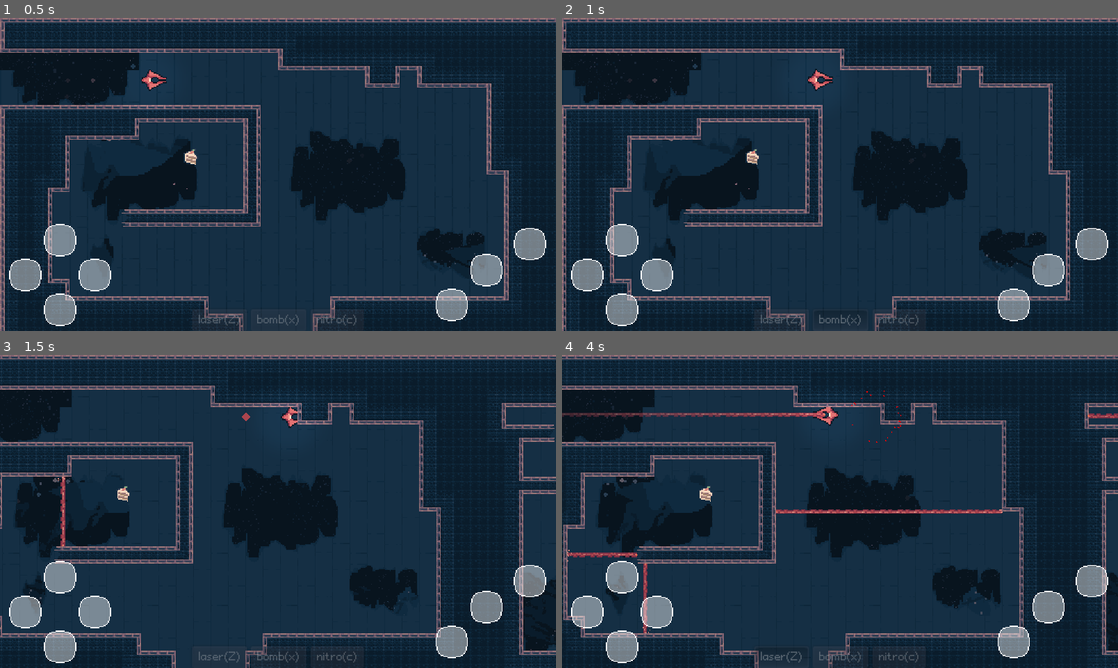
Above: before the commit, frames 1-4 (two rows, left to right).
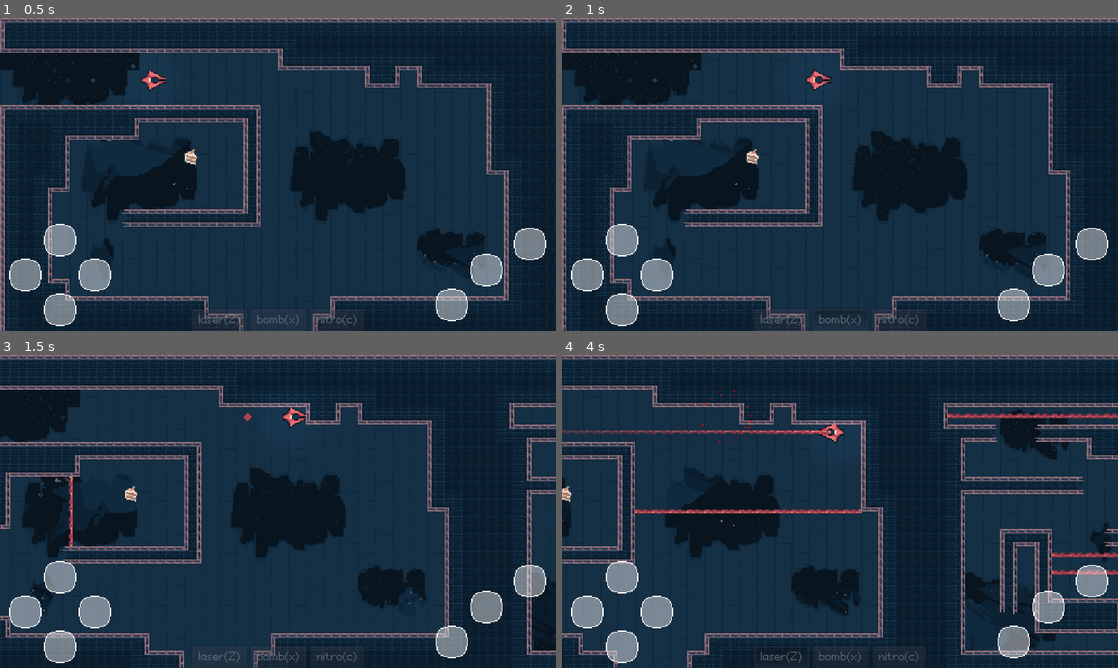
Above: after the commit, the same moments.

Repository: boukew99/godot_wild_jam_34
Game: Godot game, scene res://prototype/lasers.tscn
Same seed, same stepped clock (60 frames per second), same inputs: the game is played once before the commit and once after it. This scene is started directly instead of the project's main scene.
Inputs (mouse positions are in pixels of both pictures, inside the frame that each line leads up to):
- Up to frame 1 (0.5 s): no input
- Up to frame 2 (1 s): move the mouse to (962, 158) at 0.52 s; hold Right (move_right) from 0.53 s (still down); hold X (bomb) from 0.53 s (still down); click (962, 158) at 0.67 s
- Up to frame 3 (1.5 s): release Right (move_right) at 1.25 s; release X (bomb) at 1.25 s; drag from (166, 527) to (250, 574) at 1.27 s
- Up to frame 4 (4 s): move the mouse to (895, 442) at 2.02 s; hold Right (move_right) 2.03-2.75 s; hold C (nitro) 2.03-2.75 s; click (895, 442) at 2.17 s; drag from (812, 574) to (828, 417) at 2.77 s; move the mouse to (1006, 558) at 3.52 s; hold Left (move_left) from 3.53 s (still down); hold Z (laser) from 3.53 s (still down); click (1006, 558) at 3.67 s

Frame 1 is identical in both runs. In frame 2, 0.1% of the frame differs, in the area x 43-49%, y 16-24%; in frame 3, 8.6%; in frame 4, 34%, in the area x 0-100%, y 0-100%.

Commit message:
better joy_stick tryout

Diff:
--- a/project/actor/space_ships/player/player_ship.gd
+++ b/project/actor/space_ships/player/player_ship.gd
@@ -7,14 +7,15 @@
 onready var engine = $Engine
 
 func _physics_process(delta):
-	var move_dir = get_move_direction()
-	if engine.playing and not move_dir: engine.stop()
-	elif not engine.playing and move_dir: engine.play()
+	var move_dir = Input.get_vector("move_left", "move_right", "move_up", "move_down")
+#	if engine.playing and not move_dir: engine.stop()
+#	elif not engine.playing and move_dir: engine.play()
+	print(move_dir)
 	velocity = forward_steer(move_dir, delta)
 
 	if velocity:
 		rotation = lerp_angle(rotation, velocity.angle(), rotation_accel * delta) #for 180 case
-		engine.volume_db = linear2db(1 -(speed -velocity.length()) / speed)
+		engine.volume_db = linear2db(1 -(speed -(velocity.length() * (1 + move_dir.length()) /2)) / speed)
 
 	velocity = move_and_slide(velocity)
 
@@ -30,12 +31,6 @@
 #	if event.is_action_pressed("nitro"):
 #		nitro.ignite()
 
-
-func get_move_direction():
-	return Vector2(
-		Input.get_action_strength("move_right") - Input.get_action_strength("move_left"),
-		Input.get_action_strength("move_down") - Input.get_action_strength("move_up")
-	).clamped(1)
 
 
 onready var sfx = $TimedLaser/AudioStreamPlayer
--- a/project/actor/space_ships/player/player_ship.tscn
+++ b/project/actor/space_ships/player/player_ship.tscn
@@ -9,6 +9,7 @@
 [ext_resource path="res://actor/space_ships/player/ship_engine_1.wav" type="AudioStream" id=7]
 [ext_resource path="res://actor/compents/laser/laser_travis.wav" type="AudioStream" id=8]
 [ext_resource path="res://actor/space_ships/player/spot.png" type="Texture" id=9]
+[ext_resource path="res://joystick/virtual_joystick.tscn" type="PackedScene" id=10]
 
 [sub_resource type="CircleShape2D" id=1]
 radius = 7.0
@@ -61,6 +62,7 @@
 
 [node name="Engine" type="AudioStreamPlayer2D" parent="."]
 stream = ExtResource( 7 )
+volume_db = -80.0
 autoplay = true
 max_distance = 400.0
 
@@ -90,6 +92,21 @@
 stream = ExtResource( 8 )
 
 [node name="CanvasLayer" type="CanvasLayer" parent="."]
+
+[node name="Virtual joystick" parent="CanvasLayer" instance=ExtResource( 10 )]
+visible = false
+anchor_top = 0.0
+anchor_right = 1.0
+margin_left = 0.0
+margin_top = 0.0
+margin_right = 0.0
+margin_bottom = 0.0
+joystick_mode = 1
+visibility_mode = 1
+action_left = "move_left"
+action_right = "move_right"
+action_up = "move_up"
+action_down = "move_down"
 
 [node name="Laser" type="TouchScreenButton" parent="CanvasLayer"]
 position = Vector2( 432, 216 )
--- a/project/credits/credits.gd
+++ b/project/credits/credits.gd
@@ -2,6 +2,7 @@
 
 func _ready():
 	$Button.grab_focus()
+	$Label7.hint_tooltip = Engine.get_license_text()
 
 func _on_Button_pressed():
 	$Transition.change_scene()
--- a/project/credits/credits.tscn
+++ b/project/credits/credits.tscn
@@ -129,4 +129,62 @@
 [node name="Music" parent="." instance=ExtResource( 2 )]
 stream = ExtResource( 1 )
 
+[node name="Label6" type="Label" parent="."]
+margin_left = 4.0
+margin_top = 256.0
+margin_right = 44.0
+margin_bottom = 272.0
+hint_tooltip = "MIT License
+
+Copyright (c) 2019 Marco F
+
+Permission is hereby granted, free of charge, to any person obtaining a copy
+of this software and associated documentation files (the \"Software\"), to deal
+in the Software without restriction, including without limitation the rights
+to use, copy, modify, merge, publish, distribute, sublicense, and/or sell
+copies of the Software, and to permit persons to whom the Software is
+furnished to do so, subject to the following conditions:
+
+The above copyright notice and this permission notice shall be included in all
+copies or substantial portions of the Software.
+
+THE SOFTWARE IS PROVIDED \"AS IS\", WITHOUT WARRANTY OF ANY KIND, EXPRESS OR
+IMPLIED, INCLUDING BUT NOT LIMITED TO THE WARRANTIES OF MERCHANTABILITY,
+FITNESS FOR A PARTICULAR PURPOSE AND NONINFRINGEMENT. IN NO EVENT SHALL THE
+AUTHORS OR COPYRIGHT HOLDERS BE LIABLE FOR ANY CLAIM, DAMAGES OR OTHER
+LIABILITY, WHETHER IN AN ACTION OF CONTRACT, TORT OR OTHERWISE, ARISING FROM,
+OUT OF OR IN CONNECTION WITH THE SOFTWARE OR THE USE OR OTHER DEALINGS IN THE
+SOFTWARE."
+mouse_filter = 1
+text = "Virtual Joystick"
+
+[node name="Label7" type="Label" parent="."]
+margin_left = 4.0
+margin_top = 272.0
+margin_right = 57.0
+margin_bottom = 288.0
+hint_tooltip = "MIT License
+
+Copyright (c) 2019 Marco F
+
+Permission is hereby granted, free of charge, to any person obtaining a copy
+of this software and associated documentation files (the \"Software\"), to deal
+in the Software without restriction, including without limitation the rights
+to use, copy, modify, merge, publish, distribute, sublicense, and/or sell
+copies of the Software, and to permit persons to whom the Software is
+furnished to do so, subject to the following conditions:
+
+The above copyright notice and this permission notice shall be included in all
+copies or substantial portions of the Software.
+
+THE SOFTWARE IS PROVIDED \"AS IS\", WITHOUT WARRANTY OF ANY KIND, EXPRESS OR
+IMPLIED, INCLUDING BUT NOT LIMITED TO THE WARRANTIES OF MERCHANTABILITY,
+FITNESS FOR A PARTICULAR PURPOSE AND NONINFRINGEMENT. IN NO EVENT SHALL THE
+AUTHORS OR COPYRIGHT HOLDERS BE LIABLE FOR ANY CLAIM, DAMAGES OR OTHER
+LIABILITY, WHETHER IN AN ACTION OF CONTRACT, TORT OR OTHERWISE, ARISING FROM,
+OUT OF OR IN CONNECTION WITH THE SOFTWARE OR THE USE OR OTHER DEALINGS IN THE
+SOFTWARE."
+mouse_filter = 1
+text = "Godot Engine"
+
 [connection signal="pressed" from="Button" to="." method="_on_Button_pressed"]
--- /dev/null
+++ b/project/joystick/virtual_joystick.gd
@@ -0,0 +1,161 @@
+class_name VirtualJoystick
+
+extends Control
+
+# https://github.com/MarcoFazioRandom/Virtual-Joystick-Godot
+
+#### EXPORTED VARIABLE ####
+
+# The color of the button when the joystick is in use.
+export(Color) var pressed_color := Color.gray
+
+# If the input is inside this range, the output is zero.
+export(float, 0, 200, 1) var deadzone_size : float = 10
+
+# The max distance the tip can reach.
+export(float, 0, 500, 1) var clampzone_size : float = 75
+
+# FIXED: The joystick doesn't move.
+# DYNAMIC: Every time the joystick area is pressed, the joystick position is set on the touched position.
+enum JoystickMode {FIXED, DYNAMIC}
+
+export(JoystickMode) var joystick_mode := JoystickMode.FIXED
+
+# VISIBILITY_ALWAYS = Always visible.
+# VISIBILITY_TOUCHSCREEN_ONLY = Visible on touch screens only.
+enum VisibilityMode {ALWAYS , TOUCHSCREEN_ONLY }
+
+export(VisibilityMode) var visibility_mode := VisibilityMode.ALWAYS
+
+# Use Input Actions
+export var use_input_actions := true
+
+# Project -> Project Settings -> Input Map
+export var action_left := "ui_left"
+export var action_right := "ui_right"
+export var action_up := "ui_up"
+export var action_down := "ui_down"
+
+#### PUBLIC VARIABLES ####
+
+# If the joystick is receiving inputs.
+var _pressed := false setget , is_pressed
+
+func is_pressed() -> bool:
+	return _pressed
+
+# The joystick output.
+var _output := Vector2.ZERO setget , get_output
+
+func get_output() -> Vector2:
+	return _output
+
+#### PRIVATE VARIABLES ####
+
+var _touch_index : int = -1
+
+onready var _base := $Base
+onready var _tip := $Base/Tip
+
+onready var _base_radius = _base.rect_size * _base.get_global_transform_with_canvas().get_scale() / 2
+
+onready var _base_default_position : Vector2 = _base.rect_position
+onready var _tip_default_position : Vector2 = _tip.rect_position
+
+onready var _default_color : Color = _tip.modulate
+
+#### FUNCTIONS ####
+
+func _ready() -> void:
+	if not OS.has_touchscreen_ui_hint() and visibility_mode == VisibilityMode.TOUCHSCREEN_ONLY:
+		hide()
+
+func _input(event: InputEvent) -> void:
+	if event is InputEventScreenTouch:
+		if event.pressed:
+			if _is_point_inside_joystick_area(event.position) and _touch_index == -1:
+				if joystick_mode == JoystickMode.DYNAMIC or (joystick_mode == JoystickMode.FIXED and _is_point_inside_base(event.position)):
+					if joystick_mode == JoystickMode.DYNAMIC:
+						_move_base(event.position)
+					_touch_index = event.index
+					_tip.modulate = pressed_color
+					_update_joystick(event.position)
+					get_tree().set_input_as_handled()
+		elif event.index == _touch_index:
+			_reset()
+			get_tree().set_input_as_handled()
+	elif event is InputEventScreenDrag:
+		if event.index == _touch_index:
+			_update_joystick(event.position)
+			get_tree().set_input_as_handled()
+
+func _move_base(new_position: Vector2) -> void:
+	_base.rect_global_position = new_position - _base.rect_pivot_offset * get_global_transform_with_canvas().get_scale()
+
+func _move_tip(new_position: Vector2) -> void:
+	_tip.rect_global_position = new_position - _tip.rect_pivot_offset * _base.get_global_transform_with_canvas().get_scale()
+
+func _is_point_inside_joystick_area(point: Vector2) -> bool:
+	var x: bool = point.x >= rect_global_position.x and point.x <= rect_global_position.x + (rect_size.x * get_global_transform_with_canvas().get_scale().x)
+	var y: bool = point.y >= rect_global_position.y and point.y <= rect_global_position.y + (rect_size.y * get_global_transform_with_canvas().get_scale().y)
+	return x and y
+
+func _is_point_inside_base(point: Vector2) -> bool:
+	var center : Vector2 = _base.rect_global_position + _base_radius
+	var vector : Vector2 = point - center
+	if vector.length_squared() <= _base_radius.x * _base_radius.x:
+		return true
+	else:
+		return false
+
+func _update_joystick(touch_position: Vector2) -> void:
+	var center : Vector2 = _base.rect_global_position + _base_radius
+	var vector : Vector2 = touch_position - center
+	vector = vector.clamped(clampzone_size)
+
+	_move_tip(center + vector)
+
+	if vector.length_squared() > deadzone_size * deadzone_size:
+		_pressed = true
+		_output = (vector - (vector.normalized() * deadzone_size)) / (clampzone_size - deadzone_size)
+	else:
+		_pressed = false
+		_output = Vector2.ZERO
+
+	if use_input_actions:
+		_update_input_actions()
+
+func _update_input_actions():
+	if _output.x < 0:
+		Input.action_press(action_left, -_output.x)
+	elif Input.is_action_pressed(action_left):
+		Input.action_release(action_left)
+	if _output.x > 0:
+		Input.action_press(action_right, _output.x)
+	elif Input.is_action_pressed(action_right):
+		Input.action_release(action_right)
+	if _output.y < 0:
+		Input.action_press(action_up, -_output.y)
+	elif Input.is_action_pressed(action_up):
+		Input.action_release(action_up)
+	if _output.y > 0:
+		Input.action_press(action_down, _output.y)
+	elif Input.is_action_pressed(action_down):
+		Input.action_release(action_down)
+
+func _reset():
+	_pressed = false
+	_output = Vector2.ZERO
+	_touch_index = -1
+	_tip.modulate = _default_color
+	_base.rect_position = _base_default_position
+	_tip.rect_position = _tip_default_position
+	if use_input_actions:
+		if Input.is_action_pressed(action_left) or Input.is_action_just_pressed(action_left):
+			Input.action_release(action_left)
+		if Input.is_action_pressed(action_right) or Input.is_action_just_pressed(action_right):
+			Input.action_release(action_right)
+		if Input.is_action_pressed(action_down) or Input.is_action_just_pressed(action_down):
+			Input.action_release(action_down)
+		if Input.is_action_pressed(action_up) or Input.is_action_just_pressed(action_up):
+			Input.action_release(action_up)
--- /dev/null
+++ b/project/joystick/virtual_joystick.tscn
@@ -0,0 +1,58 @@
+[gd_scene load_steps=4 format=2]
+
+[ext_resource path="res://joystick/textures/joystick_base_outline.png" type="Texture" id=1]
+[ext_resource path="res://joystick/textures/joystick_tip_arrows.png" type="Texture" id=2]
+[ext_resource path="res://joystick/virtual_joystick.gd" type="Script" id=3]
+
+[node name="Virtual joystick" type="Control"]
+modulate = Color( 1, 1, 1, 0.509804 )
+anchor_top = 1.0
+anchor_bottom = 1.0
+margin_left = 50.0
+margin_top = -250.0
+margin_right = 250.0
+margin_bottom = -50.0
+script = ExtResource( 3 )
+__meta__ = {
+"_edit_use_anchors_": false
+}
+
+[node name="Base" type="TextureRect" parent="."]
+anchor_left = 0.5
+anchor_top = 0.5
+anchor_right = 0.5
+anchor_bottom = 0.5
+margin_left = -100.0
+margin_top = -100.0
+margin_right = 100.0
+margin_bottom = 100.0
+grow_horizontal = 2
+grow_vertical = 2
+rect_pivot_offset = Vector2( 100, 100 )
+size_flags_horizontal = 4
+size_flags_vertical = 4
+texture = ExtResource( 1 )
+stretch_mode = 6
+__meta__ = {
+"_edit_use_anchors_": false
+}
+
+[node name="Tip" type="TextureRect" parent="Base"]
+anchor_left = 0.5
+anchor_top = 0.5
+anchor_right = 0.5
+anchor_bottom = 0.5
+margin_left = -50.0
+margin_top = -50.0
+margin_right = 50.0
+margin_bottom = 50.0
+grow_horizontal = 2
+grow_vertical = 2
+rect_pivot_offset = Vector2( 50, 50 )
+size_flags_horizontal = 4
+size_flags_vertical = 4
+texture = ExtResource( 2 )
+stretch_mode = 6
+__meta__ = {
+"_edit_use_anchors_": false
+}
--- a/project/project.godot
+++ b/project/project.godot
@@ -28,12 +28,18 @@
 "class": "TimedLaser2D",
 "language": "GDScript",
 "path": "res://actor/compents/laser/timed_laser.gd"
+}, {
+"base": "Control",
+"class": "VirtualJoystick",
+"language": "GDScript",
+"path": "res://joystick/virtual_joystick.gd"
 } ]
 _global_script_class_icons={
 "Laser2D": "",
 "ShakeCamera2D": "",
 "Steering": "",
-"TimedLaser2D": ""
+"TimedLaser2D": "",
+"VirtualJoystick": ""
 }
 
 [application]
Not shown: 1 places in project/actor/space_ships/player/player_ship.tscn that only renumber resources
Binary file added: project/joystick/textures/joystick_base_outline.png
Not shown, added: project/joystick/textures/joystick_base_outline.png.import
Binary file added: project/joystick/textures/joystick_tip.png
Not shown, added: project/joystick/textures/joystick_tip.png.import
Binary file added: project/joystick/textures/joystick_tip_arrows.png
Not shown, added: project/joystick/textures/joystick_tip_arrows.png.import
